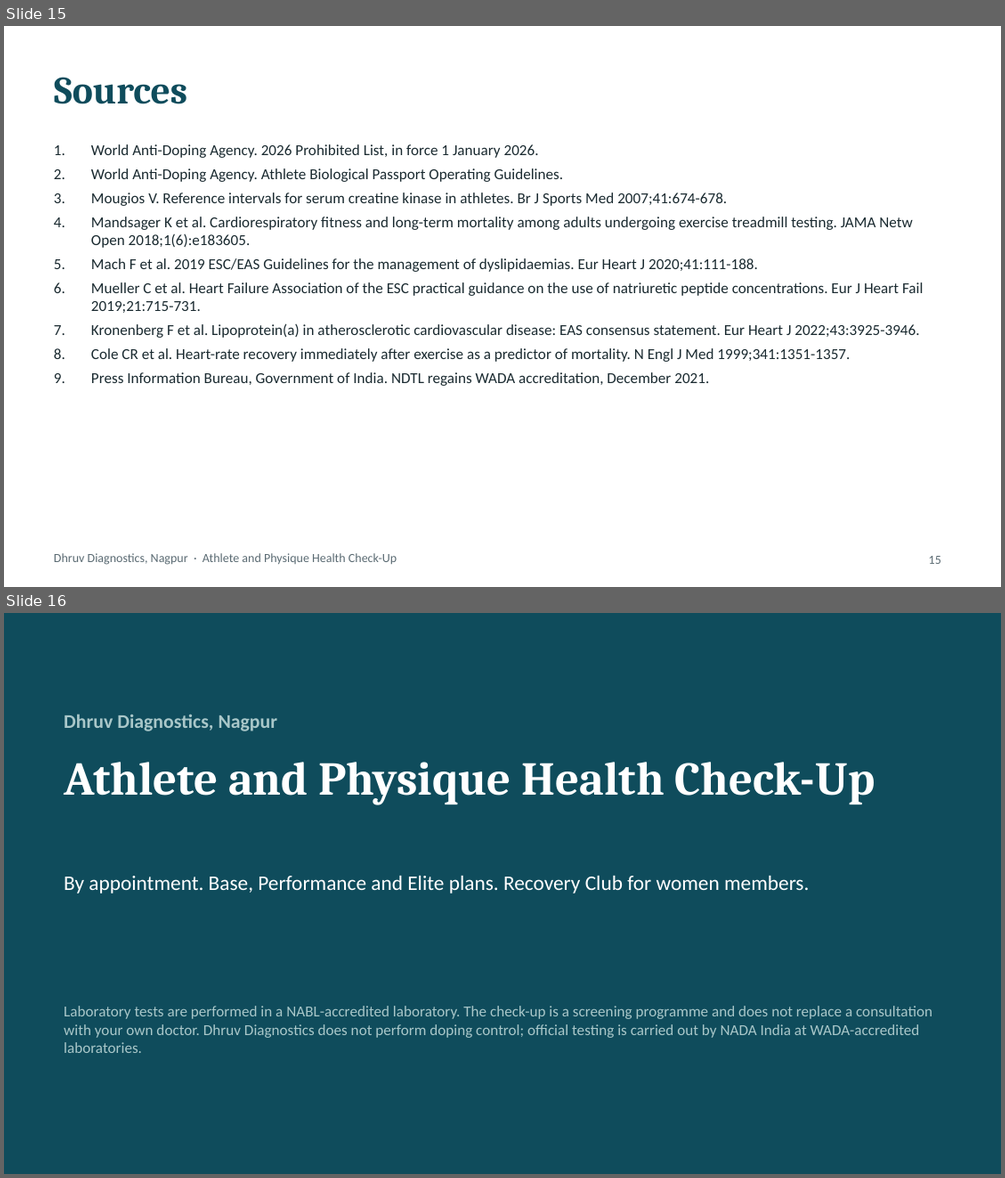
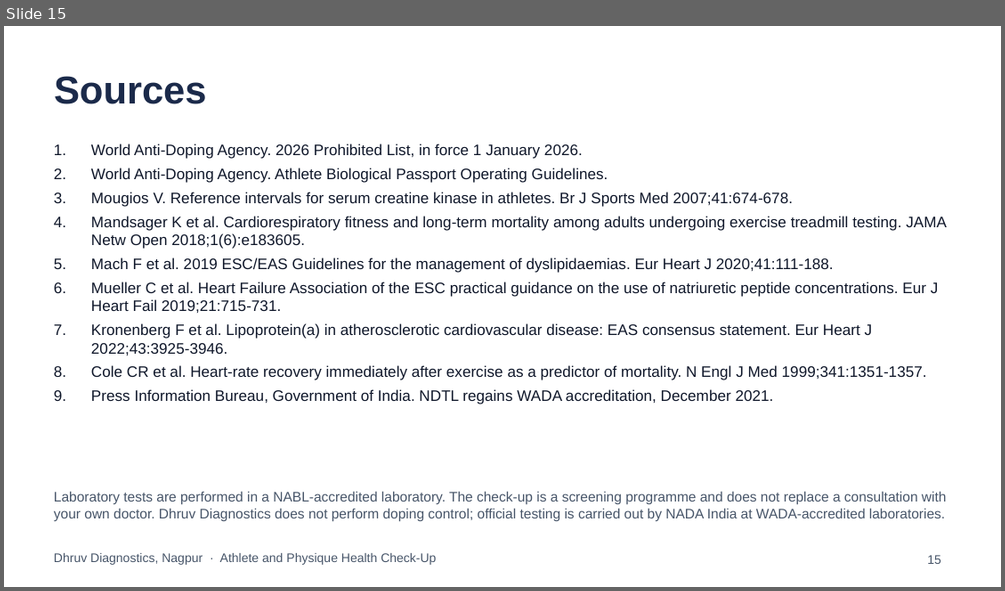
Before and after one commit to Ani6/BlisteringBlockchain, a slide deck: dhruv-athlete-healthcheck/Dhruv_Athlete_Physique_HealthCheck_Deck.pptx. Shown one above the other, each under a label of ours: slides 15 and 16 before the commit, slide 15 after it. The pictures are 1005x1178 and 1005x591 pixels, drawn with LibreOffice and Linux fonts; fonts in the diff are those of the drawing. Boxes give left, top, right and bottom in pixels: in the first picture for what was removed or moved away, otherwise in the second. Text is boxed around its words. In the diff, an @@ line names an element or a change of style, - is before the commit and + after.

```diff
--- a/dhruv-athlete-healthcheck/Dhruv_Athlete_Physique_HealthCheck_Deck.pptx
+++ b/dhruv-athlete-healthcheck/Dhruv_Athlete_Physique_HealthCheck_Deck.pptx
@@ slide 16 removed at box(4, 613, 1001, 1174), background #0F4C5C @@
@@ text removed at box(64, 714, 278, 731) @@
-Dhruv Diagnostics, Nagpur
@@ text removed at box(64, 762, 874, 805) @@
-Athlete and Physique Health Check-Up
@@ text removed at box(64, 875, 809, 893) @@
-By appointment. Base, Performance and Elite plans. Recovery Club for women members.
@@ text removed at box(64, 1005, 932, 1053) @@
-Laboratory tests are performed in a NABL-accredited laboratory. The check-up is a screening programme and does not replace a consultation with your own doctor. Dhruv Diagnostics does not perform doping control; official testing is carried out by NADA India at WADA-accredited laboratories.
@@ slide 15 changed as well @@
@@ title "Sources" at box(54, 76, 207, 104): font Cambria to Arial, text colour #0F4C5C to #1B2A4A @@
@@ text "World Anti-Doping Agency. 2026 Prohibited ..." at box(91, 143, 947, 404): font Calibri to Arial, text colour #1A2A30 to #0F172A @@
@@ text added at box(54, 491, 947, 521), 10 pt, text #475569 @@
+Laboratory tests are performed in a NABL-accredited laboratory. The check-up is a screening programme and does not replace a consultation with your own doctor. Dhruv Diagnostics does not perform doping control; official testing is carried out by NADA India at WADA-accredited laboratories.
@@ text "Dhruv Diagnostics, Nagpur · Athlete ..." at box(54, 553, 436, 564): font Calibri to Arial, text colour #5B6B73 to #475569 @@
@@ page number at box(927, 555, 941, 564): font Calibri to Arial, text colour #5B6B73 to #475569 @@
```
Also in this commit, not shown: 14 other slides changed, 1 slide added, 18 other files.
